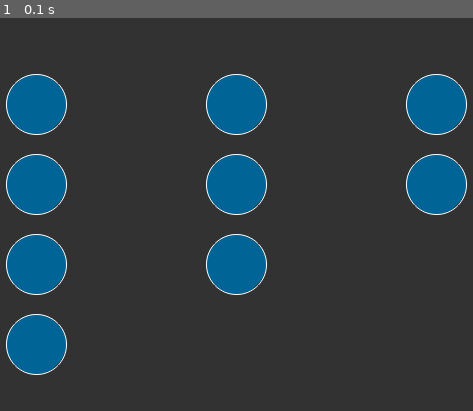
Above: before the commit, frame 1.
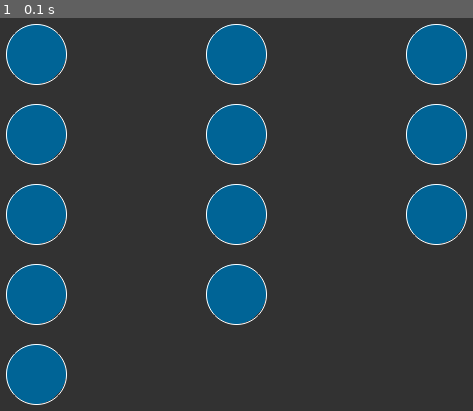
Above: after the commit, the same moment.

Repository: lnyaki/neural_nets
Game: pygame game, started from src/testLayers.py
Same seed, same stepped clock (60 frames per second), same inputs: the game is played once before the commit and once after it.
Inputs:
- Up to frame 1 (0.1 s): no input

The runs differ from the first frame. In frame 1, 21% of the frame differs, in the area x 1-99%, y 1-99%.

Commit message:
NeuralNet displayed

Diff:
--- /dev/null
+++ b/src/neuralNet.py
@@ -0,0 +1,40 @@
+import vectorOperations
+from nnLayer import NNLayer
+from artificialNeuron import ArtificialNeuron
+class NeuralNet():
+	SPACE_BETWEEN_LAYERS 	= 200
+	SPACE_BETWEEN_NEURONS 	= 50
+
+	position = None
+	layers = []
+
+	def __init__(self, position, neuronsPerLayers):
+		self.position 	= position
+		self.layers 	= self.generateLayers(neuronsPerLayers)
+
+
+	def generateLayers(self, neuronsPerLayers):
+		layers = []
+
+		for i in range(len(neuronsPerLayers)):
+			numberOfNeuronsInLayer = neuronsPerLayers[i]
+			layers.append(self.generateSingleLayer(i,numberOfNeuronsInLayer))
+
+		return layers
+
+	def generateSingleLayer(self, layerNumber,numberOfNeurons):
+		layerPosition 	= self.computeLayerPosition(layerNumber)
+		layer 			= NNLayer(layerPosition,numberOfNeurons)
+
+		return layer
+
+	def computeLayerPosition(self,layerNumber):
+		spacingVector 	= (self.SPACE_BETWEEN_LAYERS,0)
+		layerOffset 	= vectorOperations.scalarVectorMultiplication(spacingVector,layerNumber)
+
+
+		return vectorOperations.addVectors(self.position,layerOffset)
+
+	def draw(self,surface):
+		for layer in self.layers:
+			layer.draw(surface)
--- a/src/nnLayer.py
+++ b/src/nnLayer.py
@@ -32,6 +32,9 @@
 	def getNeuronSpacingVector(self):
 		return (0, self.NEURON_SPACING)
 
+	def append(self,neuron):
+		self.neurons.append(neuron)
+
 	def draw(self,gameDisplay):
 		for neuron in self.neurons:
 			neuron.draw(gameDisplay)
--- a/src/testLayers.py
+++ b/src/testLayers.py
@@ -3,6 +3,7 @@
 import vectorOperations
 from artificialNeuron import ArtificialNeuron
 from nnLayer import NNLayer
+from neuralNet import NeuralNet
 
 def startGame():
 	pygame.init()
@@ -10,6 +11,7 @@
 	gameDisplay 	= initializeGameDisplay()
 	pixelArray 		= pygame.PixelArray(gameDisplay)
 
+	'''
 	layerPosition 	= (100,150)
 	layerPosition2 	= (300,150)
 	layerPosition3 	= (500,150)
@@ -18,16 +20,23 @@
 	layer2 			= NNLayer(layerPosition2,3)
 	layer3 			= NNLayer(layerPosition3,2)
 	neuralNet 		= [layer,layer2,layer3]
+	'''
+	neuralNetPosition = (100,100)
+	layersStructure = [5,4,3]
+	neuralNet = NeuralNet(neuralNetPosition,layersStructure)
 
 	while True:
 		gameDisplay.fill((50,50,50))
 
-		drawNeuralNet(neuralNet,gameDisplay)
+		#drawNeuralNet(neuralNet,gameDisplay)
+
+		neuralNet.draw(gameDisplay)
 		pygame.display.update()
 
 def drawNeuralNet(layers, gameDisplay):
 	for layer in layers:
 		layer.draw(gameDisplay)
+
 def initializeGameDisplay():
 	black = (0,0,0)
 	gameDisplay = pygame.display.set_mode((800,600))
